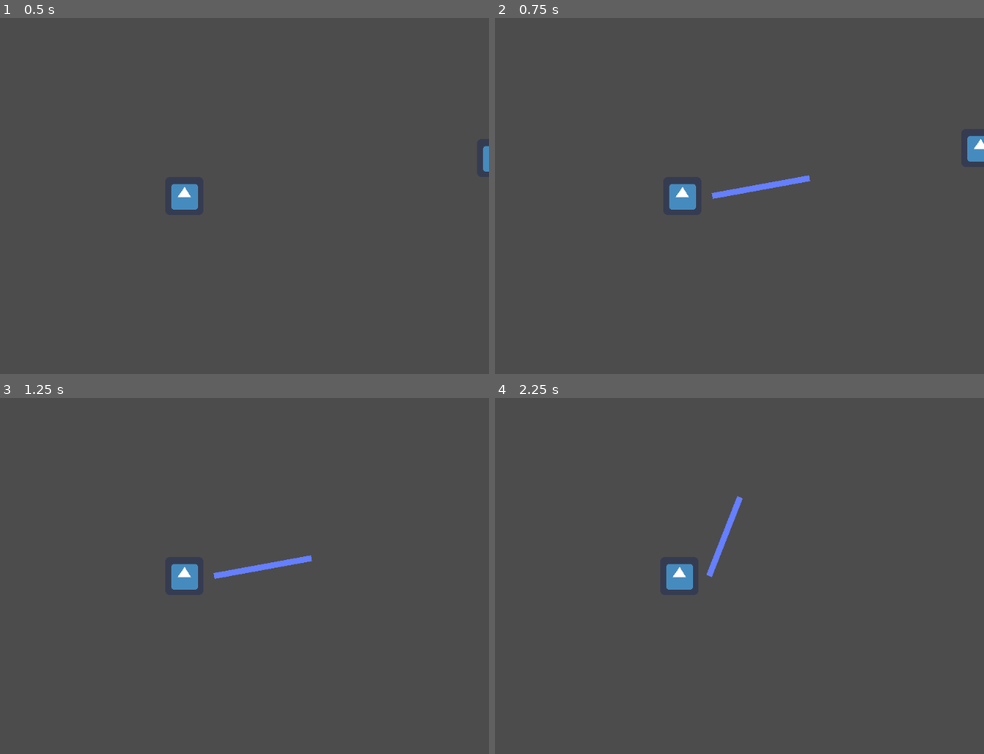
Above: before the commit, frames 1-4 (two rows, left to right).
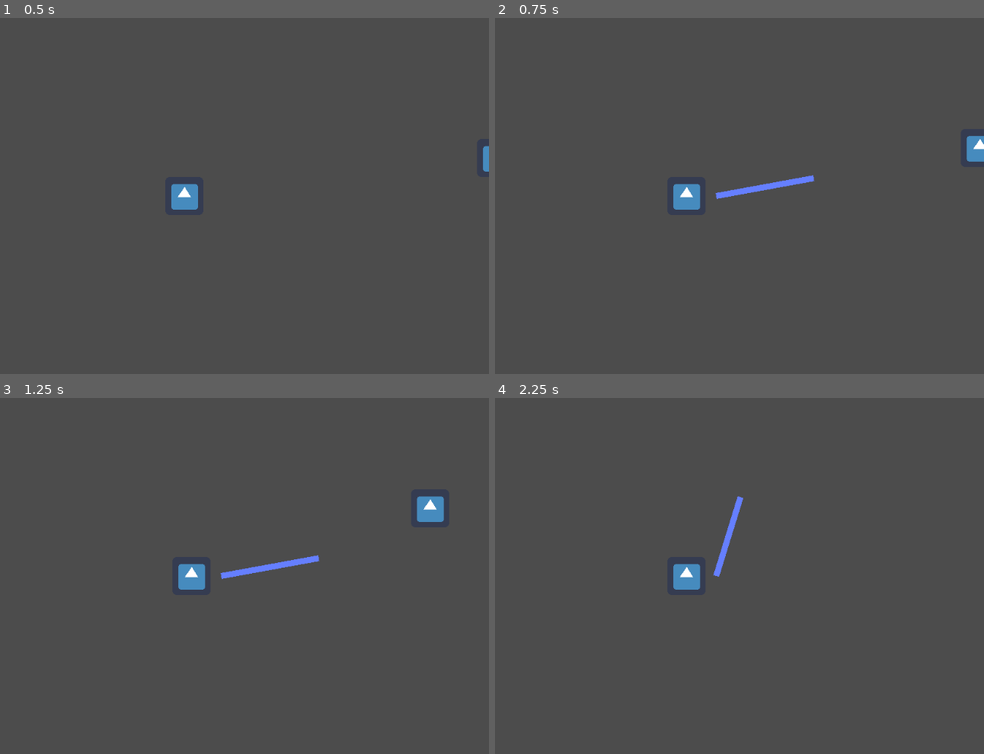
Above: after the commit, the same moments.

Repository: Jimmy-s-Test-Site/20210514_godot_wild
Game: Godot game, scene res://Developers/Julian/Cop/CopTest.tscn
The game is run twice, just before and just after one commit, with the same random seed, the same clock (stepped at 60 frames per second) and the same inputs. This scene is started directly instead of the project's main scene. The engine's default icon, where the game draws it, is replaced by a stand-in: a white triangle on a blue panel in a dark square.
Inputs (mouse positions are in pixels of both pictures, inside the frame that each line leads up to):
- Up to frame 1 (0.5 s): no input
- Up to frame 2 (0.75 s): move the mouse to (812, 178) at 0.52 s; hold D (move_right) from 0.53 s (still down); click (812, 178) at 0.6 s
- Up to frame 3 (1.25 s): keep holding D (move_right)
- Up to frame 4 (2.25 s): move the mouse to (558, 593) at 1.27 s; release D (move_right) at 1.28 s; hold S (move_down) 1.28-2.03 s; click (558, 593) at 1.35 s; move the mouse to (739, 497) at 2.02 s; hold D (move_right) from 2.03 s (still down); click (739, 497) at 2.1 s

Frame 1 is identical in both runs. In frame 2, 0.4% of the frame differs, in the area x 35-100%, y 33-54%; in frame 3, 0.9%, in the area x 35-91%, y 27-54%; in frame 4, 0.7%.

Commit message:
attack once attacktimer is raedy

Diff:
--- a/Developers/Julian/Cop/Cop.gd
+++ b/Developers/Julian/Cop/Cop.gd
@@ -59,6 +59,7 @@
 func attack_manager() -> void:
 	if self.attacking and $AttackTimer.is_stopped():
 		self.player.take_damage()
+		$AttackTimer.start()
 
 
 func receive_damage() -> void:
@@ -92,6 +93,7 @@
 
 func _on_AttackArea2D_body_entered(body: Node) -> void:
 	if $InitTimer.is_stopped() and body.name == "Player":
+		$AttackTimer.start()
 		self.attacking = true
 
 
--- a/Developers/Julian/Cop/Cop.tscn
+++ b/Developers/Julian/Cop/Cop.tscn
@@ -37,6 +37,8 @@
 autostart = true
 
 [node name="AttackTimer" type="Timer" parent="."]
+wait_time = 0.3
+one_shot = true
 
 [node name="StunTimer" type="Timer" parent="."]
 one_shot = true
--- a/Developers/Julian/Cop/CopTest.tscn
+++ b/Developers/Julian/Cop/CopTest.tscn
@@ -27,7 +27,7 @@
 curve = SubResource( 1 )
 
 [node name="StaticBody2D" type="StaticBody2D" parent="."]
-position = Vector2( 269, 265 )
+position = Vector2( 55, 285 )
 __meta__ = {
 "_edit_group_": true
 }
